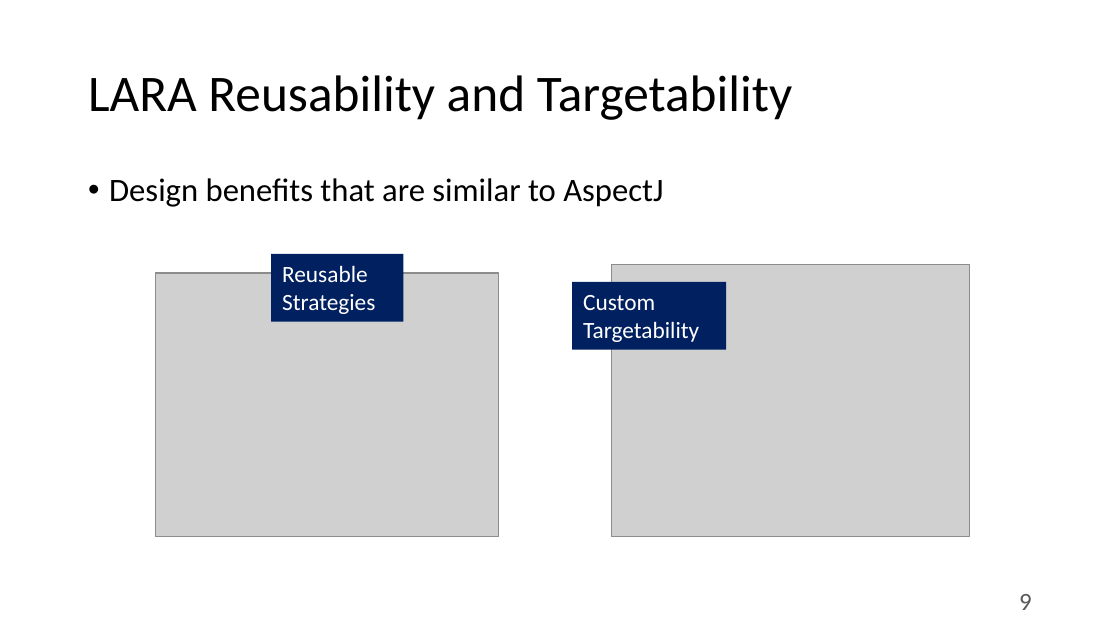
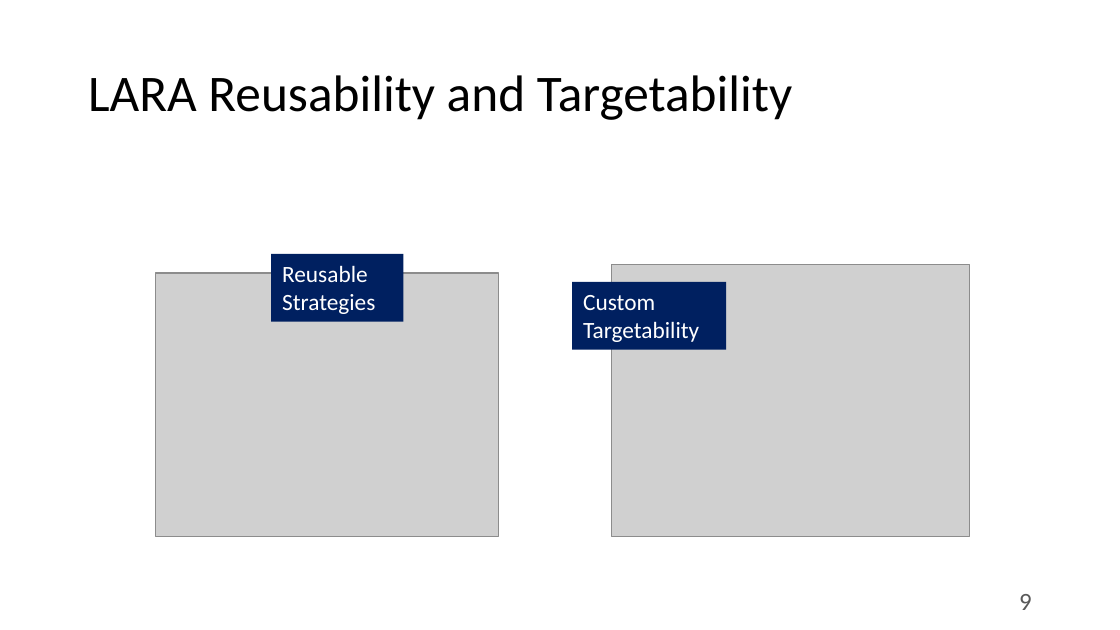
Before and after one commit to specs-feup/specs-lara, a slide deck: slide 9 of Tutorial-2018-INDIN/Clava-Tutorial.pptx. Drawn at 1120x630 pixels with LibreOffice and Linux fonts; fonts in the diff are those of the drawing; grey boxes stand for pictures. Boxes give left, top, right and bottom in pixels: in the first picture for what was removed or moved away, otherwise in the second. Text is boxed around its words. In the diff, an @@ line names an element or a change of style, - is before the commit and + after.

```diff
--- a/Tutorial-2018-INDIN/Clava-Tutorial.pptx
+++ b/Tutorial-2018-INDIN/Clava-Tutorial.pptx
@@ text removed at box(109, 178, 663, 207) @@
-• Design benefits that are similar to AspectJ
```
Also in this commit, not shown: 8 other slides changed, 10 slides added, 2 slides removed, 5 other files.
